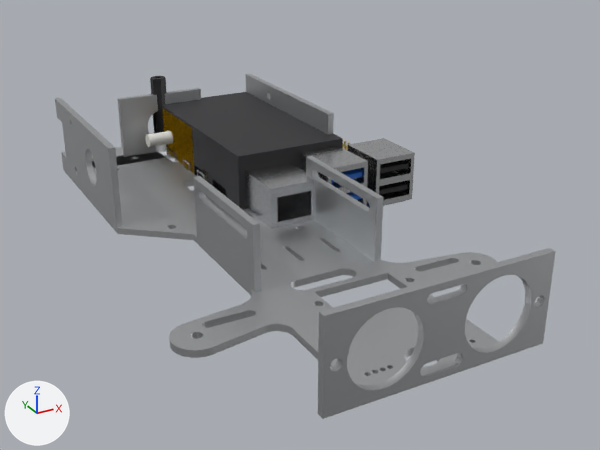
Renders of the glTF model picarx-companion/src/generated/studio/parts.glb from each side of a commit.
Rendered twice from a camera (50 mm lens) standing at (-0.101, -0.294, 0.104) and looking at (0.016, -0.081, -0.002). Arrows for +X, +Y and +Z are at lower left; the lights stay in place. The first picture is the older version.

Names of what the first picture shows: 'PX-V40-DEF-BATTERY', 'PX-V40-DEF-MOTOR-RIGHT', 'PX-V40-DEF-PI5', 'PX-V40-DEF-PLATE-A' and 5 more.
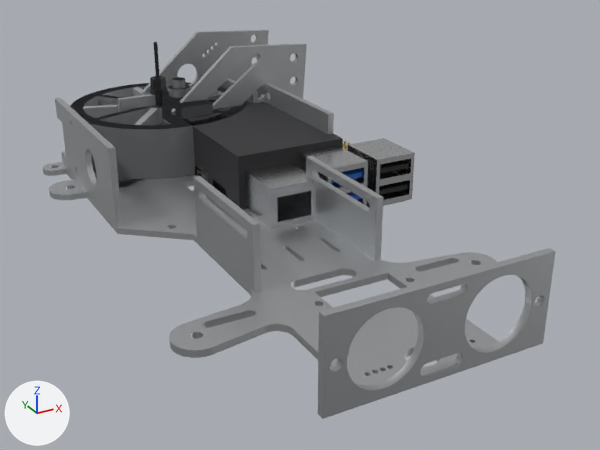
The change, as a diff of the scene's bpy script:
```diff
--- a/picarx-companion/src/generated/studio/parts.glb.py
+++ b/picarx-companion/src/generated/studio/parts.glb.py
@@ ob_px_v40_def_wheel_rear @@
+ob_px_v40_def_wheel_rear = bpy.data.objects.new('PX-V40-DEF-WHEEL-REAR', me_px_v40_def_wheel_rear)  # 770 vertices, 1560 faces; spans x -0.033..0.033, y -0.033..0.033, z 0.0..0.02; in mat_proxy_satin_grey (grey #96989c)
+ob_px_v40_def_wheel_rear.location = (0.0, 0.0, 0.0)
@@ ob_px_v40_def_wheel_front @@
+ob_px_v40_def_wheel_front = bpy.data.objects.new('PX-V40-DEF-WHEEL-FRONT', me_px_v40_def_wheel_front)  # 1082 vertices, 2204 faces; spans x -0.033..0.033, y -0.033..0.033, z 0.0..0.02; in mat_proxy_satin_grey (grey #96989c)
+ob_px_v40_def_wheel_front.location = (0.0, 0.0, 0.0)
@@ ob_px_v40_def_servo_tilt @@
+ob_px_v40_def_servo_tilt = bpy.data.objects.new('PX-V40-DEF-SERVO-TILT', me_px_v40_def_servo_tilt)  # 696 vertices, 1396 faces; spans x 0.0..0.012, y -0.0275..0.0045, z 0.0..0.03; in mat_proxy_satin_grey (grey #96989c)
+ob_px_v40_def_servo_tilt.location = (0.0, 0.0, 0.0)
@@ ob_px_v40_def_r30185_rivet @@
+ob_px_v40_def_r30185_rivet = bpy.data.objects.new('PX-V40-DEF-R30185-RIVET', me_px_v40_def_r30185_rivet)  # 672 vertices, 1340 faces; spans x -0.0025..0.0025, y -0.0025..0.0025, z -0.001..0.043; in mat_nylon_black (black #1b1b1d)
+ob_px_v40_def_r30185_rivet.location = (0.0, 0.0, 0.0)
@@ ob_px_v40_def_plate_g @@
+ob_px_v40_def_plate_g = bpy.data.objects.new('PX-V40-DEF-PLATE-G', me_px_v40_def_plate_g)  # 676 vertices, 1360 faces; spans x -0.0458..0.0457, y -0.0044..0.0044, z 0.0..0.002; in mat_aluminium_bead_blasted (light grey #c8cacc)
+ob_px_v40_def_plate_g.location = (0.0, 0.0, 0.0)
@@ ob_px_v40_def_plate_d @@
+ob_px_v40_def_plate_d = bpy.data.objects.new('PX-V40-DEF-PLATE-D', me_px_v40_def_plate_d)  # 1834 vertices, 3712 faces; spans x -0.049..0.0492, y -0.0326..0.0445, z 0.0..0.002; in mat_aluminium_bead_blasted (light grey #c8cacc)
+ob_px_v40_def_plate_d.location = (0.0, 0.0, 0.0)
@@ ob_px_v40_def_plate_c @@
+ob_px_v40_def_plate_c = bpy.data.objects.new('PX-V40-DEF-PLATE-C', me_px_v40_def_plate_c)  # 4626 vertices, 9368 faces; spans x -0.001..0.054, y -0.017..0.017, z 0.0..0.042; in mat_aluminium_bead_blasted (light grey #c8cacc)
+ob_px_v40_def_plate_c.location = (0.0, 0.0, 0.0)
@@ ob_px_v40_def_plate_b @@
+ob_px_v40_def_plate_b = bpy.data.objects.new('PX-V40-DEF-PLATE-B', me_px_v40_def_plate_b)  # 700 vertices, 1420 faces; spans x -0.002..0.035, y -0.0163..0.0163, z 0.0..0.016; in mat_aluminium_bead_blasted (light grey #c8cacc)
+ob_px_v40_def_plate_b.location = (0.0, 0.0, 0.0)
@@ ob_px_v40_def_m3x26_standoff @@
+ob_px_v40_def_m3x26_standoff = bpy.data.objects.new('PX-V40-DEF-M3X26-STANDOFF', me_px_v40_def_m3x26_standoff)  # 168 vertices, 332 faces; spans x -0.003..0.003, y -0.003..0.003, z 0.0..0.026; in mat_nylon_black (black #1b1b1d)
+ob_px_v40_def_m3x26_standoff.location = (0.0, 0.0, 0.0)
```

What differs and where, as boxes [x1, y1, x2, y2] in the pictures (600 x 450 px):
'PX-V40-DEF-PLATE-C', added
    after: [142, 30, 307, 115]
'PX-V40-DEF-WHEEL-REAR', added
    after: [70, 82, 246, 179]
'PX-V40-DEF-WHEEL-FRONT', added
    after: [71, 83, 247, 129]
'PX-V40-DEF-SERVO-TILT', added
    after: [162, 77, 213, 119]
'PX-V40-DEF-PLATE-D', added
    after: [49, 175, 142, 200]
'PX-V40-DEF-PLATE-G', added
    after: [43, 162, 66, 176]
'PX-V40-DEF-M3X26-STANDOFF', added
    after: [150, 87, 167, 106]
'PX-V40-DEF-R30185-RIVET', added (mostly hidden)
    after: [153, 42, 160, 78]
'PX-V40-DEF-PLATE-B', added (mostly hidden)
    after: [161, 118, 170, 125]
'PX-V40-DEF-MOTOR-RIGHT', unchanged, covered by the edit
    before: [145, 109, 194, 173]
